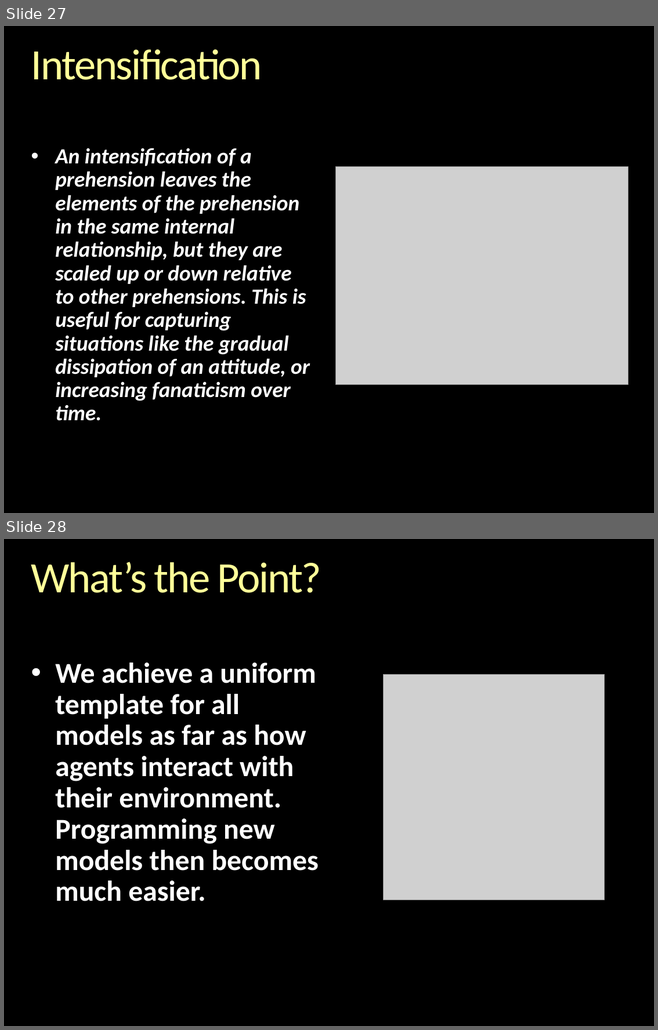
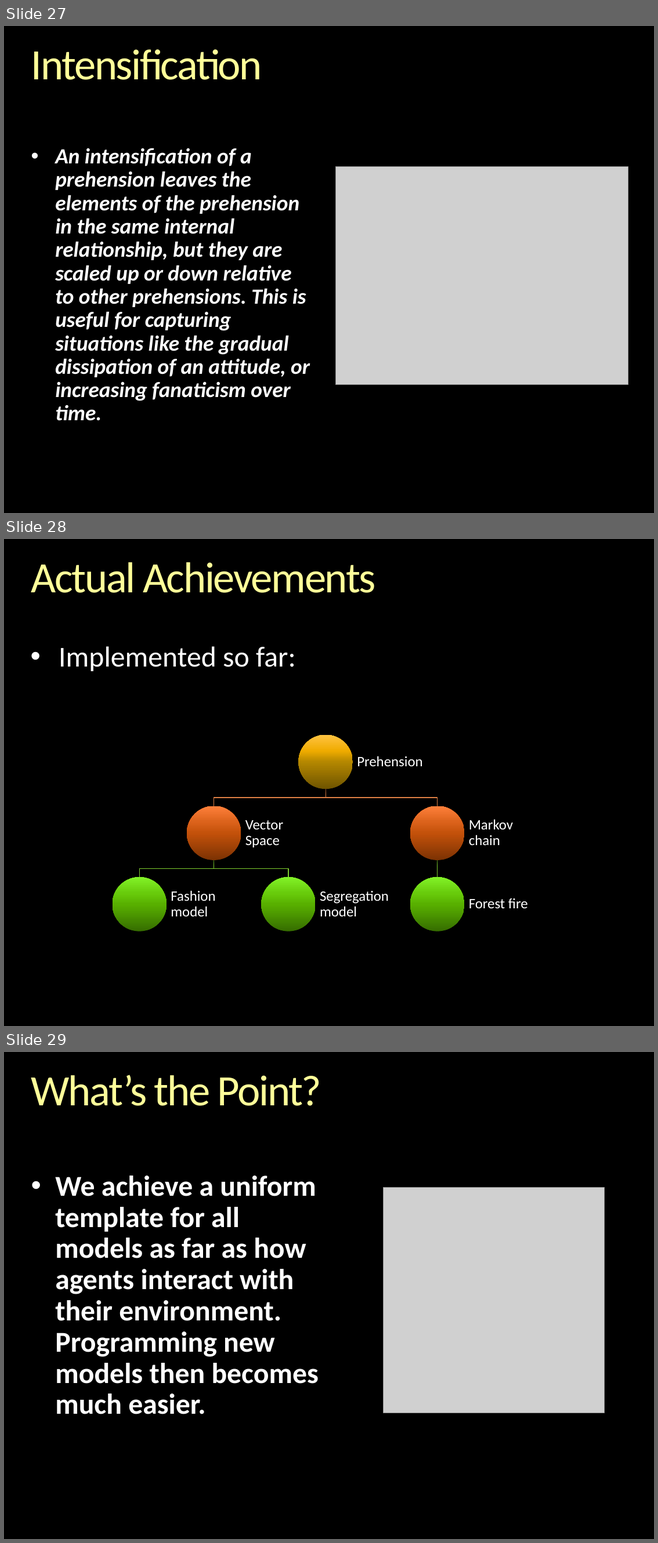
Before and after one commit to gcallah/indras_net, a slide deck: docs/ABMsAsAlgebraic.pptx. Shown one above the other, each under a label of ours: slides 27 and 28 before the commit, slides 27, 28 and 29 after it. The pictures are 658x1030 and 658x1543 pixels, drawn with LibreOffice and Linux fonts; fonts in the diff are those of the drawing; grey boxes stand for pictures; background and template pictures are left out. Boxes give left, top, right and bottom in pixels: in the first picture for what was removed or moved away, otherwise in the second. Text is boxed around its words. In the diff, an @@ line names an element or a change of style, - is before the commit and + after.

```diff
--- a/docs/ABMsAsAlgebraic.pptx
+++ b/docs/ABMsAsAlgebraic.pptx
@@ slide 28 added at <box>4,539,654,1026</box>, background picture (left out) @@
@@ title added at <box>31,562,376,593</box>, 48 pt, text gradient #FFFFB9 to #FFFF99 to #F6AE1E @@
+Actual Achievements
@@ text added at <box>59,646,296,671</box>, 32 pt, text #FFFFFF @@
+• Implemented so far:
@@ group added at <box>112,735,528,931</box>: 6 ellipses, 6 texts, 5 freeform shapes @@
+Prehension
+Vector Space
+Fashion model
+Segregation model
+Markov chain
+Forest fire
@@ what was slide 28 is now slide 29 @@
```
Also in this commit, not shown: 6 slides changed, 1 slide removed.
